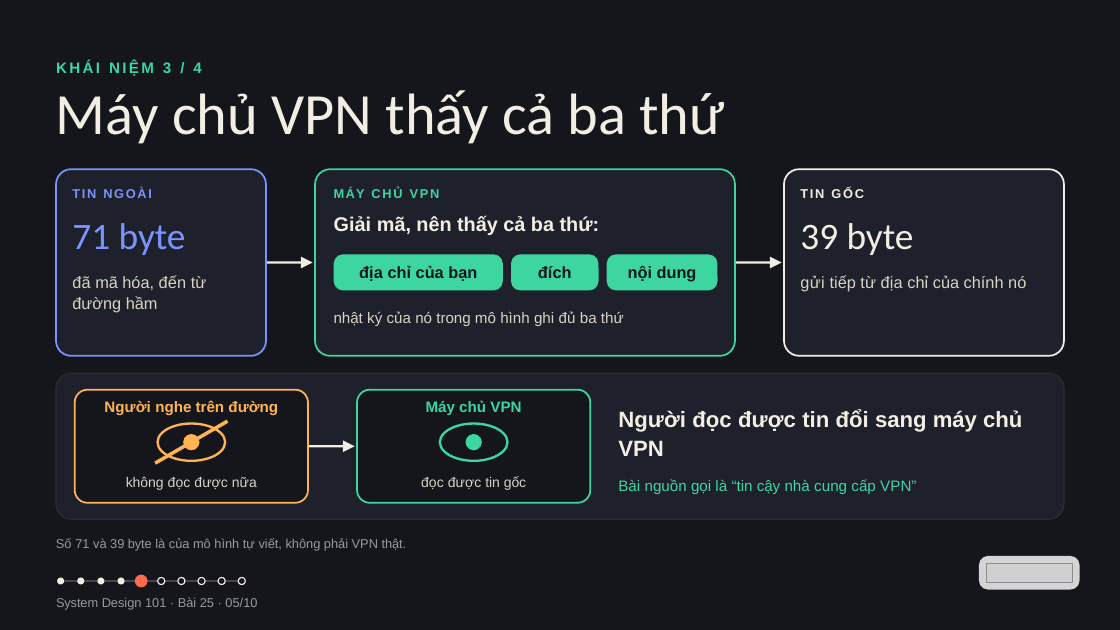
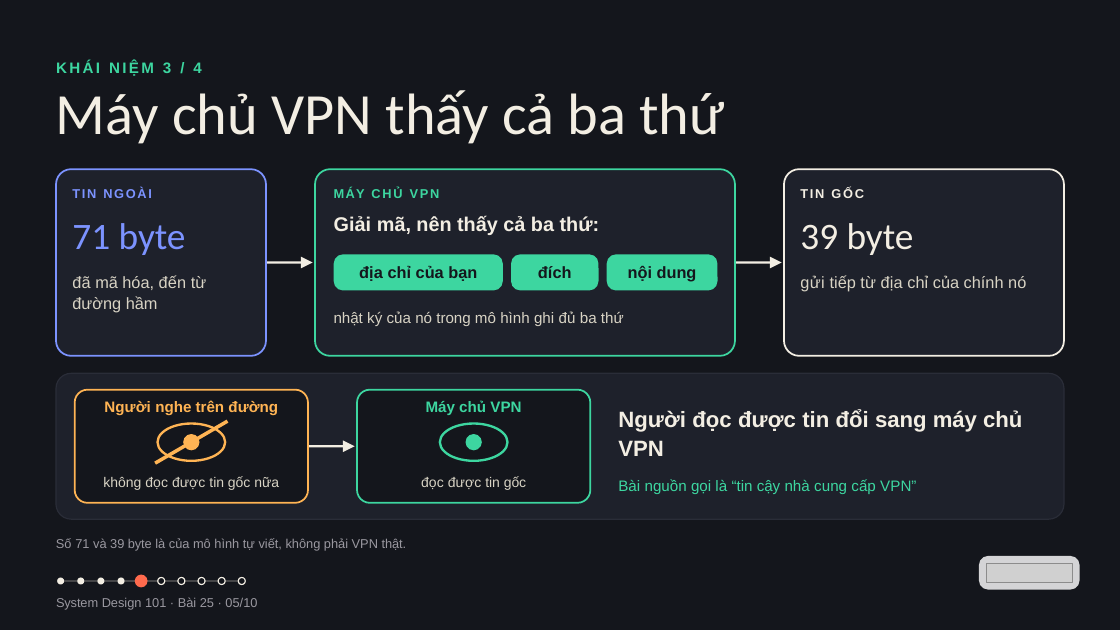
Before and after one commit to vohoailinh90/tool-marketing-studio, a slide deck: slide 5 of system-design-101/vi/lessons/sd-14-025/slides/sd-14-025.pptx. Drawn at 1120x630 pixels with LibreOffice and Linux fonts; fonts in the diff are those of the drawing; grey boxes stand for pictures. Boxes give left, top, right and bottom in pixels: in the first picture for what was removed or moved away, otherwise in the second. Text is boxed around its words. In the diff, an @@ line names an element or a change of style, - is before the commit and + after.

```diff
--- a/system-design-101/vi/lessons/sd-14-025/slides/sd-14-025.pptx
+++ b/system-design-101/vi/lessons/sd-14-025/slides/sd-14-025.pptx
@@ text at (x1=103, y1=476, x2=279, y2=490): text changed @@
-không đọc được nữa
+không đọc được tin gốc nữa
```
Also in this commit, not shown: 4 other slides changed.
